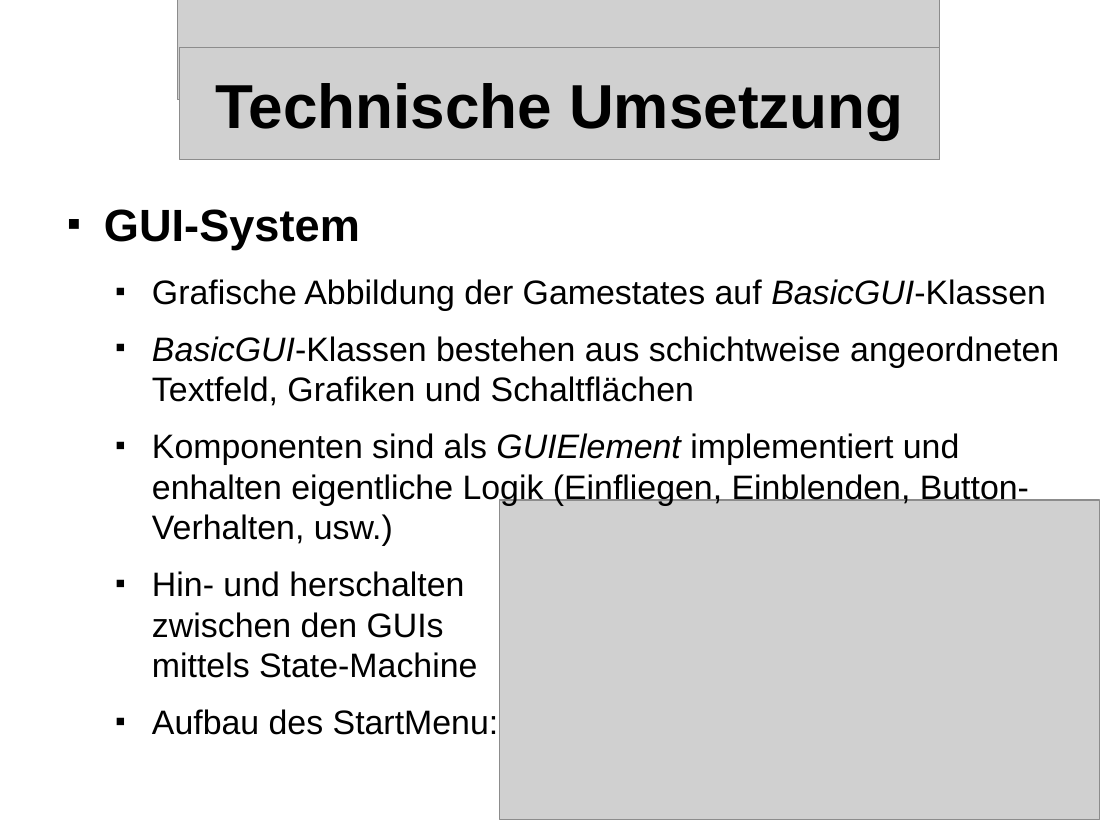
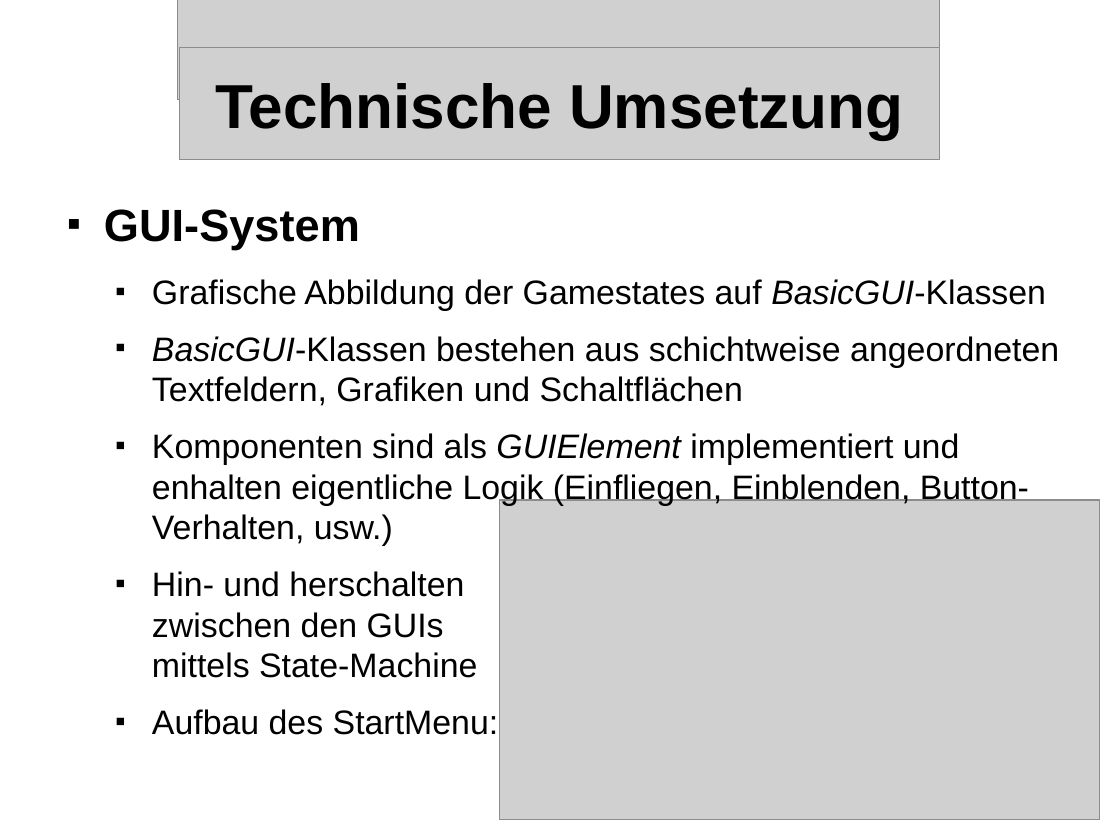
Before and after one commit to streber91/3D-Game-Project, a slide deck: slide 16 of Documents/Präsentationen/Underlord Abschlusspräsentation.odp (slide 17 before the commit). Drawn at 1120x840 pixels with LibreOffice and Linux fonts; fonts in the diff are those of the drawing; grey boxes stand for pictures; background and template pictures are left out. Boxes give left, top, right and bottom in pixels: in the first picture for what was removed or moved away, otherwise in the second. Text is boxed around its words. In the diff, an @@ line names an element or a change of style, - is before the commit and + after.

```diff
--- a/Documents/Präsentationen/Underlord Abschlusspräsentation.odp
+++ b/Documents/Präsentationen/Underlord Abschlusspräsentation.odp
@@ text at (x1=152, y1=336, x2=1059, y2=406): text changed @@
-  ■ BasicGUI-Klassen bestehen aus schichtweise angeordneten Textfeld, Grafiken und Schaltflächen
+  ■ BasicGUI-Klassen bestehen aus schichtweise angeordneten Textfeldern, Grafiken und Schaltflächen
```
Also in this commit, not shown: 5 other slides changed, 1 slide removed.
